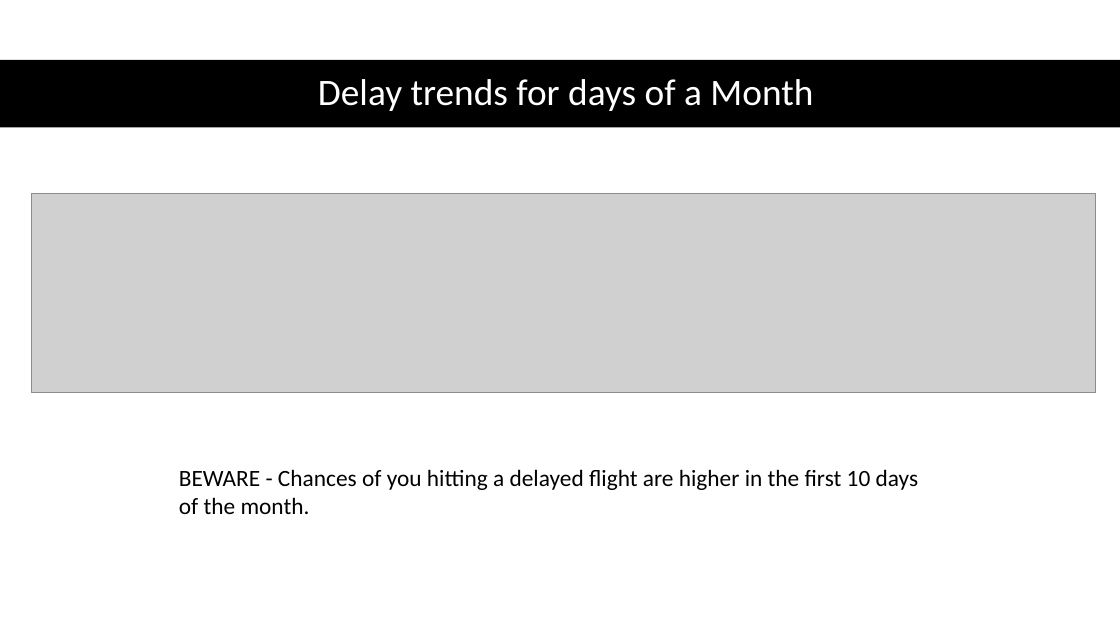
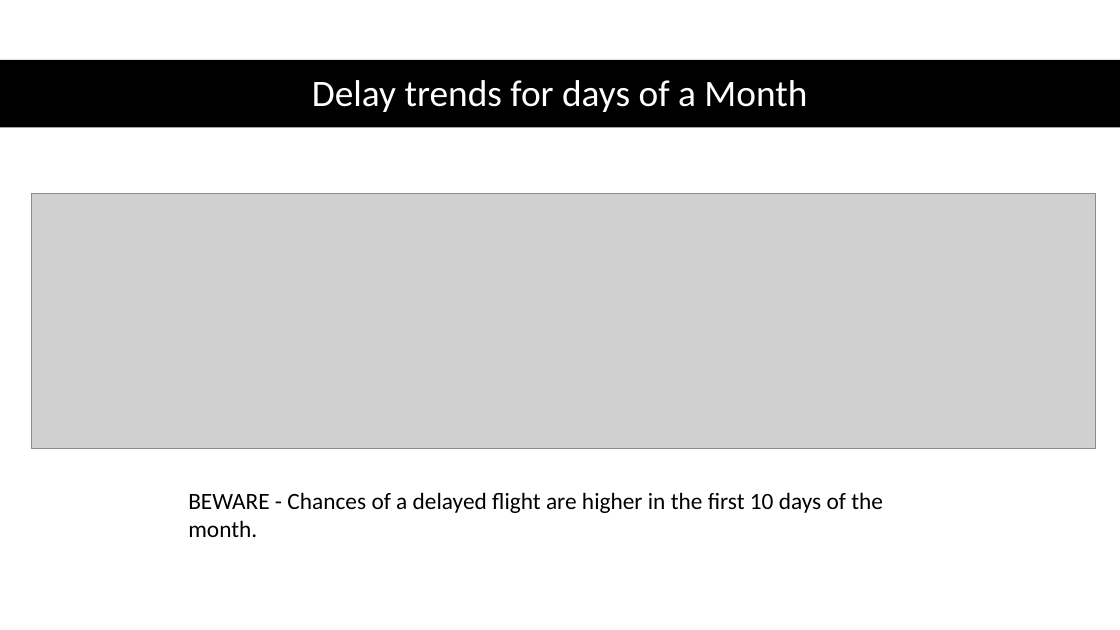
Before and after one commit to Randy0601/GroupProject, a slide deck: slide 12 of Ghassan-P/GroupProject-starbucks.pptx. Drawn at 1120x630 pixels with LibreOffice and Linux fonts; fonts in the diff are those of the drawing; grey boxes stand for pictures. Boxes give left, top, right and bottom in pixels: in the first picture for what was removed or moved away, otherwise in the second. Text is boxed around its words. In the diff, an @@ line names an element or a change of style, - is before the commit and + after.

```diff
--- a/Ghassan-P/GroupProject-starbucks.pptx
+++ b/Ghassan-P/GroupProject-starbucks.pptx
@@ title "Delay trends for days of ...": place and size @@
-title "Delay trends for days of ..." at (318, 79, 813, 111)
+title "Delay trends for days of ..." at (312, 80, 807, 112)
@@ picture: place and size @@
-picture at (31, 193, 1096, 393)
+picture at (31, 193, 1096, 448)
@@ text at (188, 492, 883, 537): text changed @@
-BEWARE - Chances of you hitting a delayed flight are higher in the first 10 days of the month.
+BEWARE - Chances of a delayed flight are higher in the first 10 days of the month.
```
Also in this commit, not shown: 23 other slides changed, 1 slide added.
